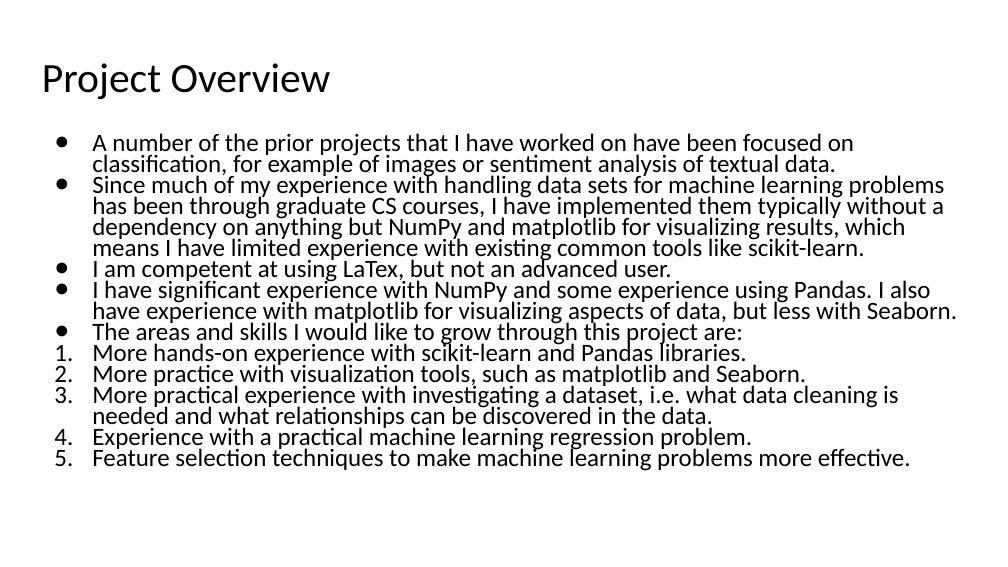
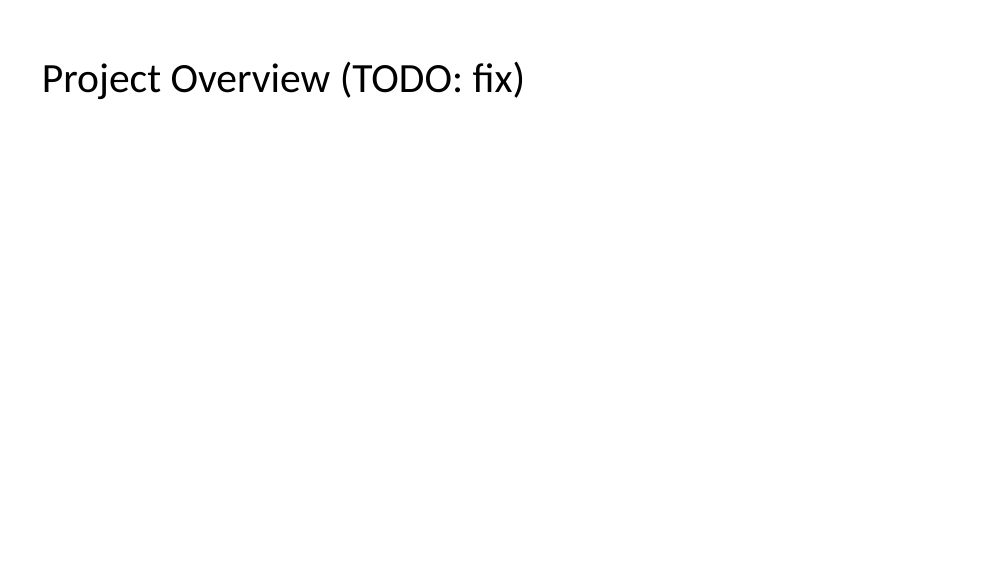
Before and after one commit to ranton256/used_car_sale_price_analysis, a slide deck: slide 4 of DSCI521_rna63_final_project_pres.pptx (slide 3 before the commit). Drawn at 1008x567 pixels with LibreOffice and Linux fonts; fonts in the diff are those of the drawing; background and template pictures are left out. Boxes give left, top, right and bottom in pixels: in the first picture for what was removed or moved away, otherwise in the second. Text is boxed around its words. In the diff, an @@ line names an element or a change of style, - is before the commit and + after.

```diff
--- a/DSCI521_rna63_final_project_pres.pptx
+++ b/DSCI521_rna63_final_project_pres.pptx
@@ title at (42,61,526,99): text changed @@
-Project Overview
+Project Overview (TODO: fix)
@@ text removed at (92,133,957,471) @@
-● A number of the prior projects that I have worked on have been focused on classification, for example of images or sentiment analysis of textual data.
-● Since much of my experience with handling data sets for machine learning problems has been through graduate CS courses, I have implemented them typically without a dependency on anything but NumPy and matplotlib for visualizing results, which means I have limited experience with existing common tools like scikit-learn.
-● I am competent at using LaTex, but not an advanced user.
-● I have significant experience with NumPy and some experience using Pandas. I also have experience with matplotlib for visualizing aspects of data, but less with Seaborn.
-● The areas and skills I would like to grow through this project are:
-1. More hands-on experience with scikit-learn and Pandas libraries.
-2. More practice with visualization tools, such as matplotlib and Seaborn.
-3. More practical experience with investigating a dataset, i.e. what data cleaning is needed and what relationships can be discovered in the data.
-4. Experience with a practical machine learning regression problem.
-5. Feature selection techniques to make machine learning problems more effective.
```
Also in this commit, not shown: 2 other slides changed, 3 slides added, 1 other file.
